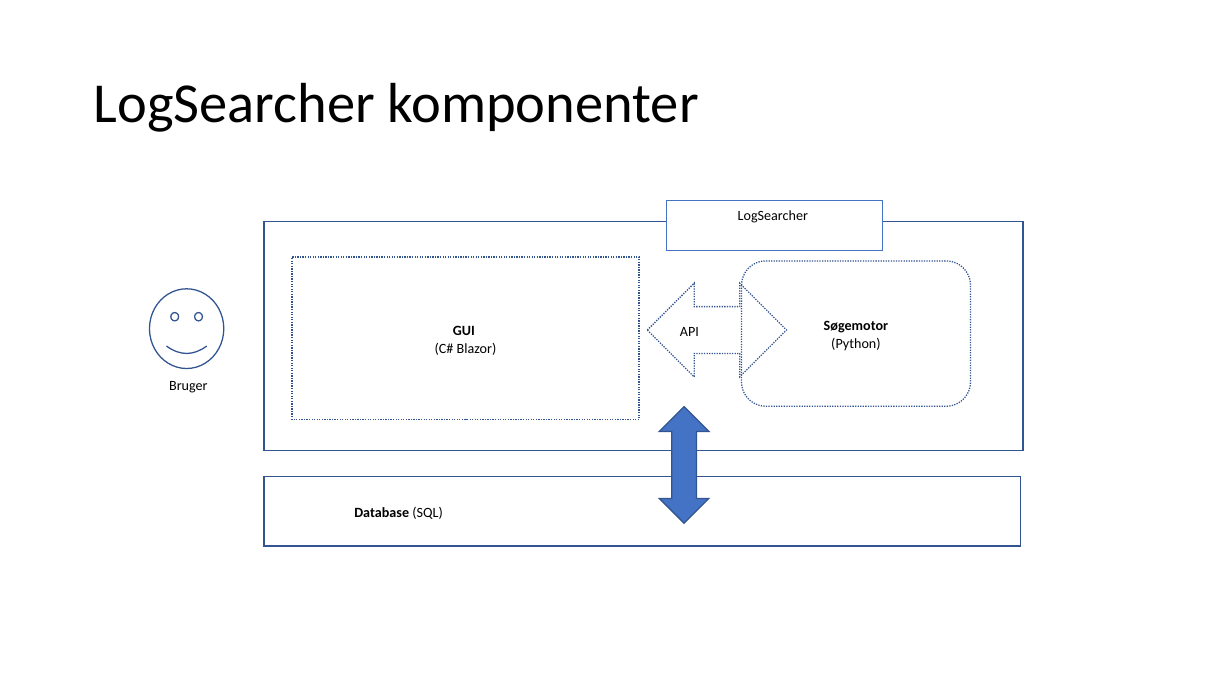
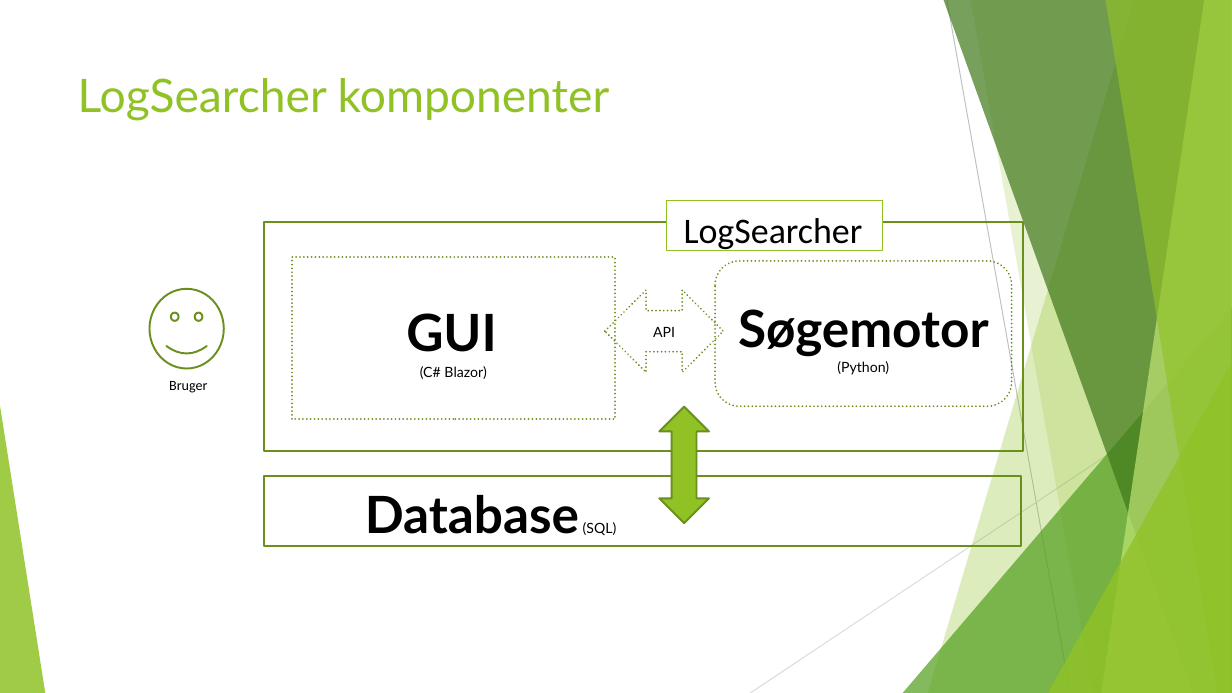
Before and after one commit to FaderVader/CPH_Afgangsprojekt_2022, a slide deck: slide 5 of LogSearcher.pptx (slide 4 before the commit). Drawn at 1232x693 pixels with LibreOffice and Linux fonts; fonts in the diff are those of the drawing. Boxes give left, top, right and bottom in pixels: in the first picture for what was removed or moved away, otherwise in the second. Text is boxed around its words. In the diff, an @@ line names an element or a change of style, - is before the commit and + after.

```diff
--- a/LogSearcher.pptx
+++ b/LogSearcher.pptx
@@ title "LogSearcher komponenter": place and size @@
-title "LogSearcher komponenter" at <box>94,82,699,132</box>
+title "LogSearcher komponenter" at <box>78,78,610,121</box>
@@ title "LogSearcher komponenter" at <box>78,78,610,121</box>: size 44 to 36 pt, font Calibri to Lato, text colour #000000 to #90C226; line spacing 0.9 to 1; vertical alignment middle to top @@
@@ rectangle "LogSearcher" at <box>666,201,884,251</box>: size 11 to 28 pt; outline #4472C4 0.75 pt to #90C226 0.75 pt @@
@@ rectangle at <box>264,222,1024,451</box>: outline #325491 1 pt to #6B901C 1.5 pt @@
@@ rectangle "GUI (C# Blazor)": place and size @@
-rectangle "GUI (C# Blazor)" at <box>292,257,640,420</box>
+rectangle "GUI (C# Blazor)" at <box>292,257,615,420</box>
@@ rectangle "GUI (C# Blazor)" at <box>292,257,615,420</box>: size 11 to 40 pt in "GUI"; font Calibri to Lato; outline #325491 1 pt dashed to #6B901C 1.5 pt dashed @@
@@ rounded rectangle "Søgemotor (Python)": place and size @@
-rounded rectangle "Søgemotor (Python)" at <box>742,261,971,406</box>
+rounded rectangle "Søgemotor (Python)" at <box>715,261,1012,406</box>
@@ rounded rectangle "Søgemotor (Python)" at <box>715,261,1012,406</box>: size 11 to 40 pt in "Søgemotor"; font Calibri to Lato; outline #325491 1 pt dashed to #6B901C 1.5 pt dashed @@
@@ smiley face at <box>150,289,224,369</box>: outline #325491 1 pt to #6B901C 1.5 pt @@
@@ left right arrow "API": place and size @@
-left right arrow "API" at <box>648,284,787,377</box>
+left right arrow "API" at <box>605,290,724,372</box>
@@ left right arrow "API" at <box>605,290,724,372</box>: font Calibri to Lato; alignment left to centre; outline #325491 1 pt dashed to #6B901C 1.5 pt dashed @@
@@ group added at <box>0,0,1232,693</box>: 5 freeform shapes, 3 triangles, 2 lines @@
@@ left right arrow at <box>659,407,709,523</box>: fill #4472C4 to #90C226; outline #325491 1 pt to #6B901C 1.5 pt @@
@@ rectangle "Dat Database (SQL)" at <box>264,477,1021,546</box>: size 11 to 40 pt in "Database"; font Calibri to Lato; outline #325491 1 pt to #6B901C 1.5 pt @@
```
Also in this commit, not shown: 17 other slides changed, 1 slide added, 1 other file.
